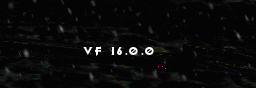
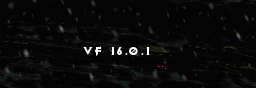
Two versions of the same layered image (256px x 88px). Layer-by-layer changes:
renamed "Vf 16.0.0" to "Vf 16.0.1", painted on it over [left=145, top=47, right=154, bottom=55]
